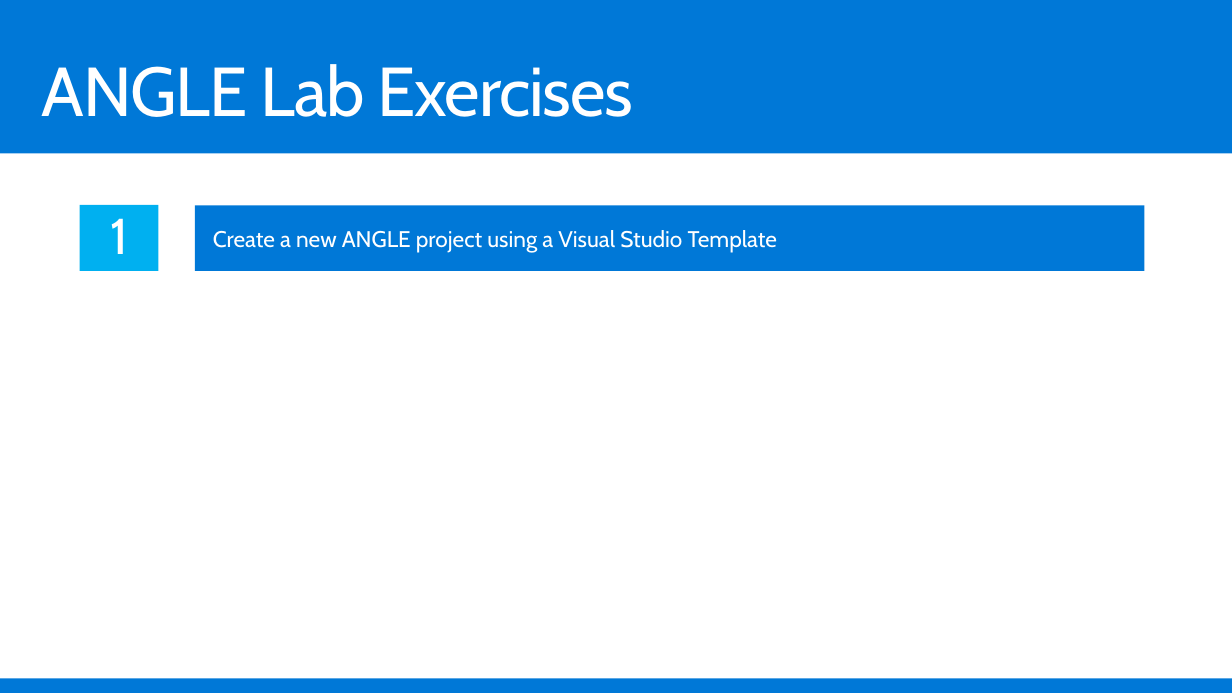
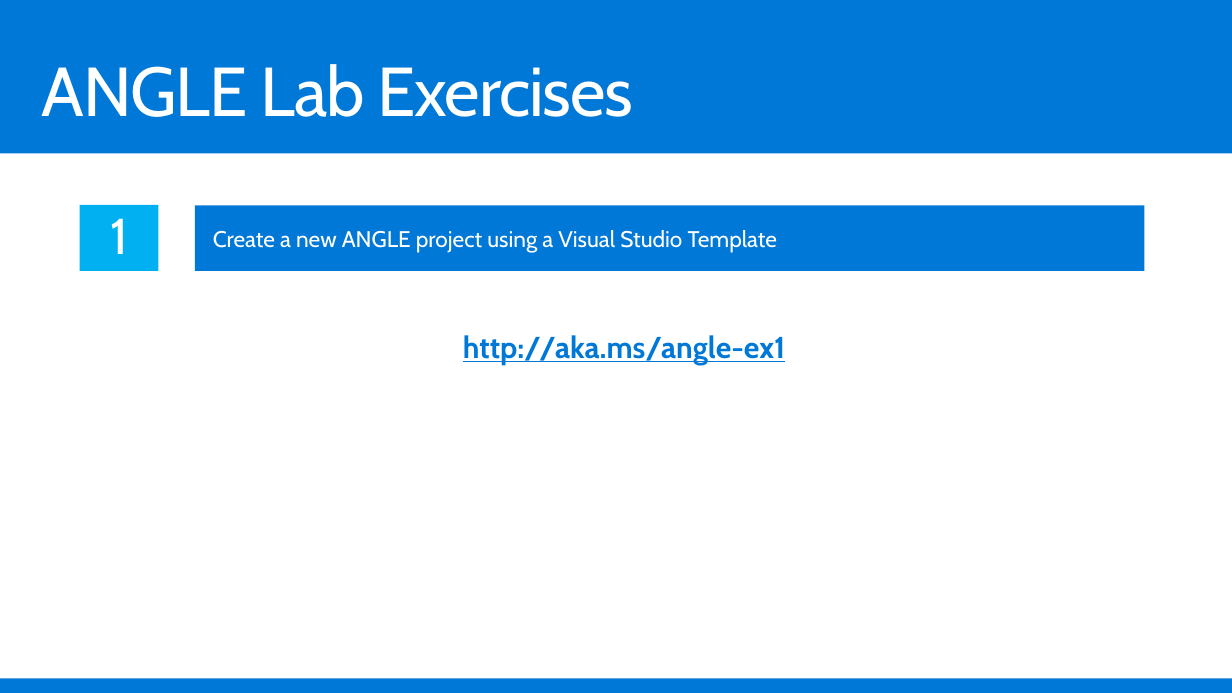
Before and after one commit to Microsoft-Build-2016/CodeLabs-GameDev-3-ANGLE, a slide deck: slide 13 of Presentation.pptx (slide 14 before the commit). Drawn at 1232x693 pixels with LibreOffice and Linux fonts; fonts in the diff are those of the drawing. Boxes give left, top, right and bottom in pixels: in the first picture for what was removed or moved away, otherwise in the second. Text is boxed around its words. In the diff, an @@ line names an element or a change of style, - is before the commit and + after.

Commit message:
added exercise urls

```diff
--- a/Presentation.pptx
+++ b/Presentation.pptx
@@ text added at (x1=463, y1=335, x2=785, y2=365), 24 pt, text #0078D7, bold, underline @@
+  http://aka.ms/angle-ex1
```
Also in this commit, not shown: 4 other slides changed, 1 slide removed.
